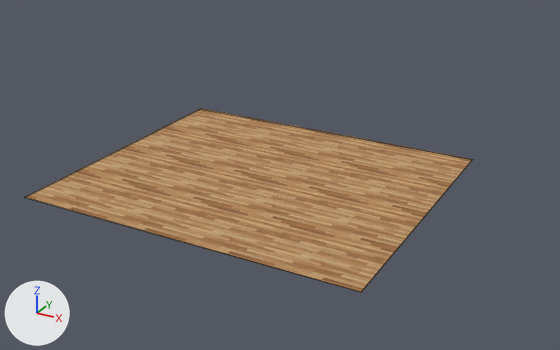
Two versions of the OBJ model ProyectoL/ProyectoL/Models/Piso/Piso_casa.obj, one commit apart.
The view is the same before and after, from a camera (50 mm lens) standing at (14.6, -24.9, 12.8) and looking at (-1.5, 4.3, -1.8). Lighting does not change. The marker at lower left points along +X, +Y and +Z. Mesh edges are drawn as thin lines. Where no turn or scale is listed for an object, it has been applied to the vertices.

Objects in the first picture: 'Piso_casa'.
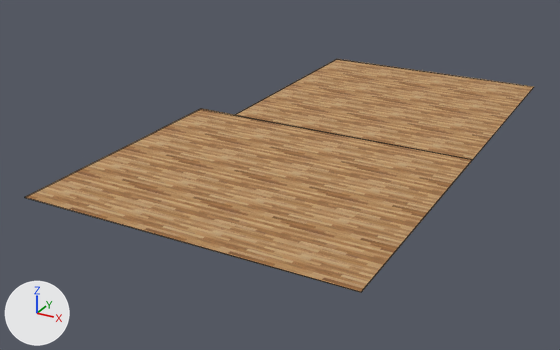
The change, as a diff of the scene's bpy script:
```diff
--- a/ProyectoL/ProyectoL/Models/Piso/Piso_casa.obj.py
+++ b/ProyectoL/ProyectoL/Models/Piso/Piso_casa.obj.py
@@ me_piso_casa @@
 me_piso_casa.from_pydata(...)  # 8 vertices, 6 faces; spans x -7.0..7.0, y -6.0..6.0, z -0.02..0.02
 # used by ob_piso_casa; location = (0.0, 0.0, 0.0)
+# me_piso_casa part 1: the loose piece of 8 vertices spanning x -7.0..7.0, y -6.0..6.0, z -0.02..0.02 is copied, and the copy is scaled about its middle by (0.857, 1, 0.333), then moved by (1.0, 12.0, 0.0); it spans x -5.0..7.0, y 6.0..18.0, z -0.01..0.0
 me_piso_casa.materials.append(mat_lambert16sg)
```

Location of each change, [x1, y1, x2, y2] in pixels of the pictures (560 x 350 px):
'Piso_casa', reshaped (14% wider, 27% taller)
    before: [25, 109, 473, 292]
    after: [25, 59, 534, 292]
part 1 of me_piso_casa, added (brown)
    after: [235, 59, 534, 159]
